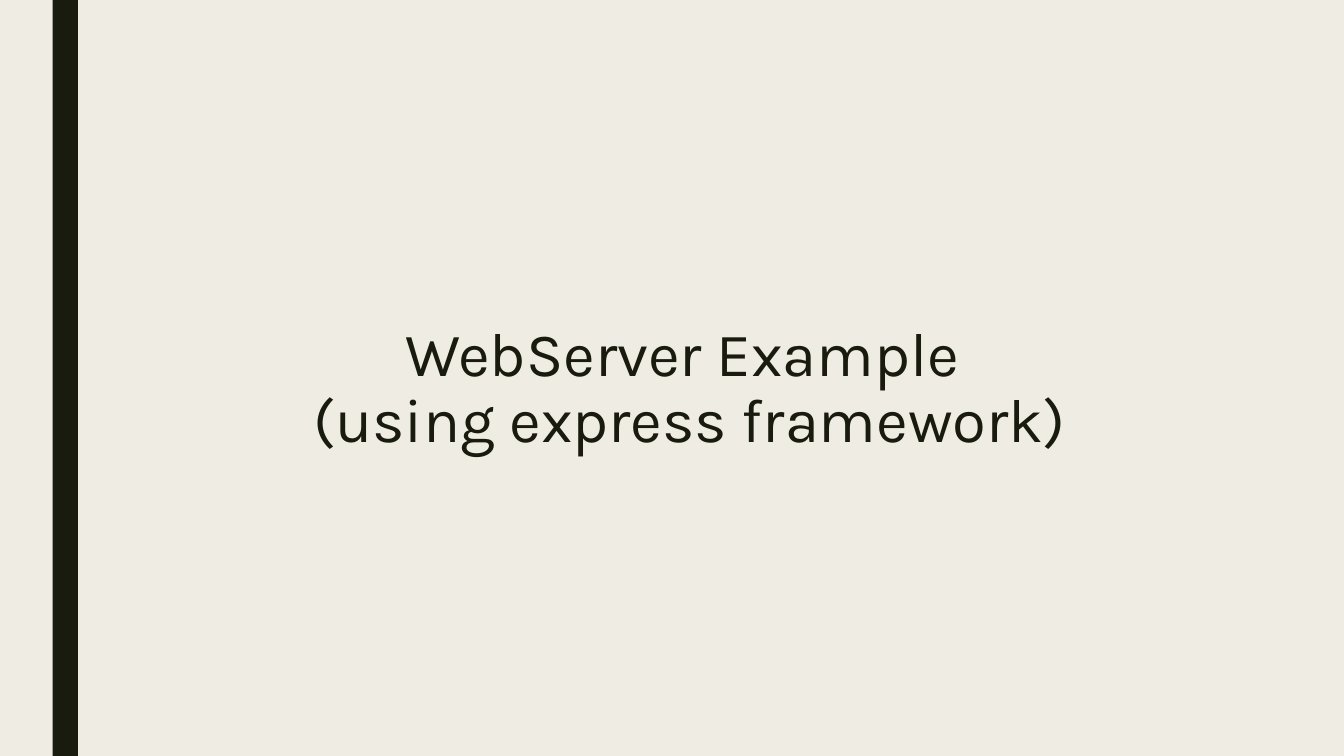
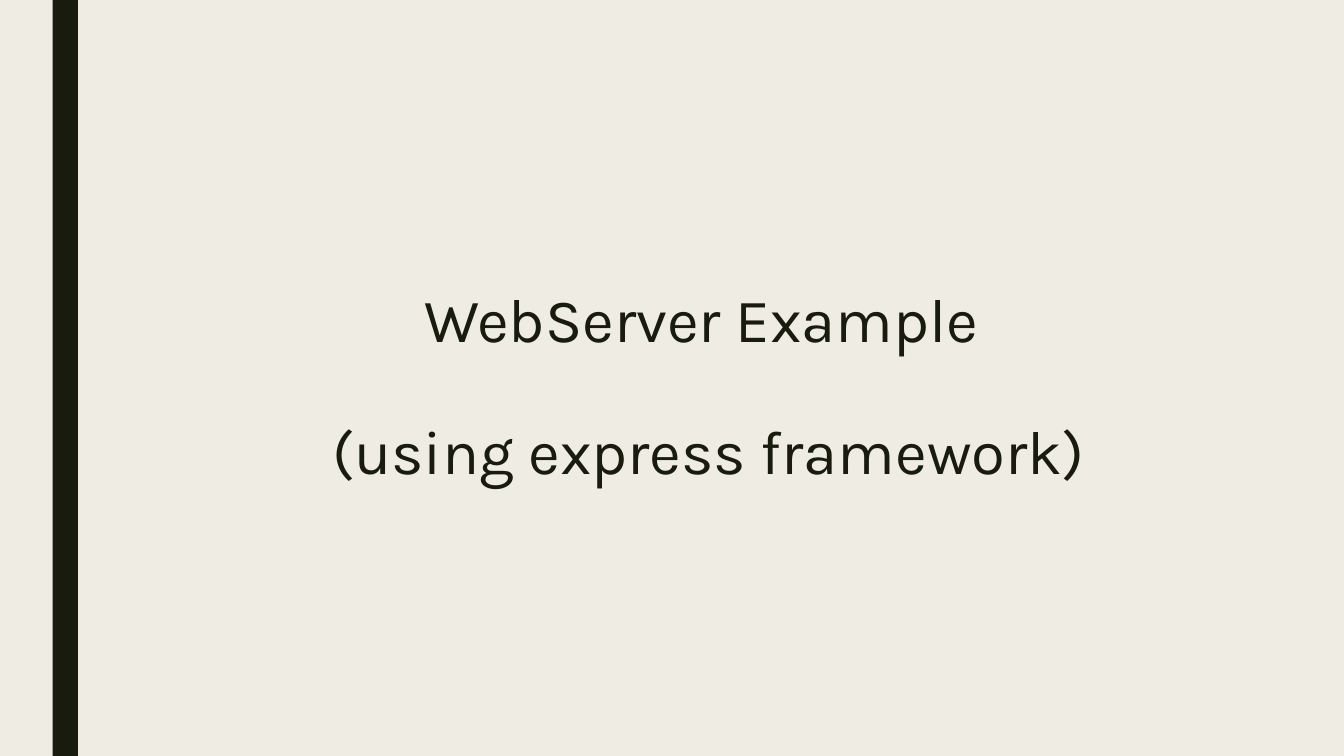
Before and after one commit to derektu/NodeTutorial, a slide deck: slide 24 of Presentation.pptx (slide 20 before the commit). Drawn at 1344x756 pixels with LibreOffice and Linux fonts; fonts in the diff are those of the drawing. Boxes give left, top, right and bottom in pixels: in the first picture for what was removed or moved away, otherwise in the second. Text is boxed around its words. In the diff, an @@ line names an element or a change of style, - is before the commit and + after.

```diff
--- a/Presentation.pptx
+++ b/Presentation.pptx
@@ title "WebServer Example (using express framework)" rewrapped from [313, 334, 1065, 457] to [332, 300, 1084, 489] @@
```
Also in this commit, not shown: 7 other slides changed, 7 slides added, 3 slides removed.
